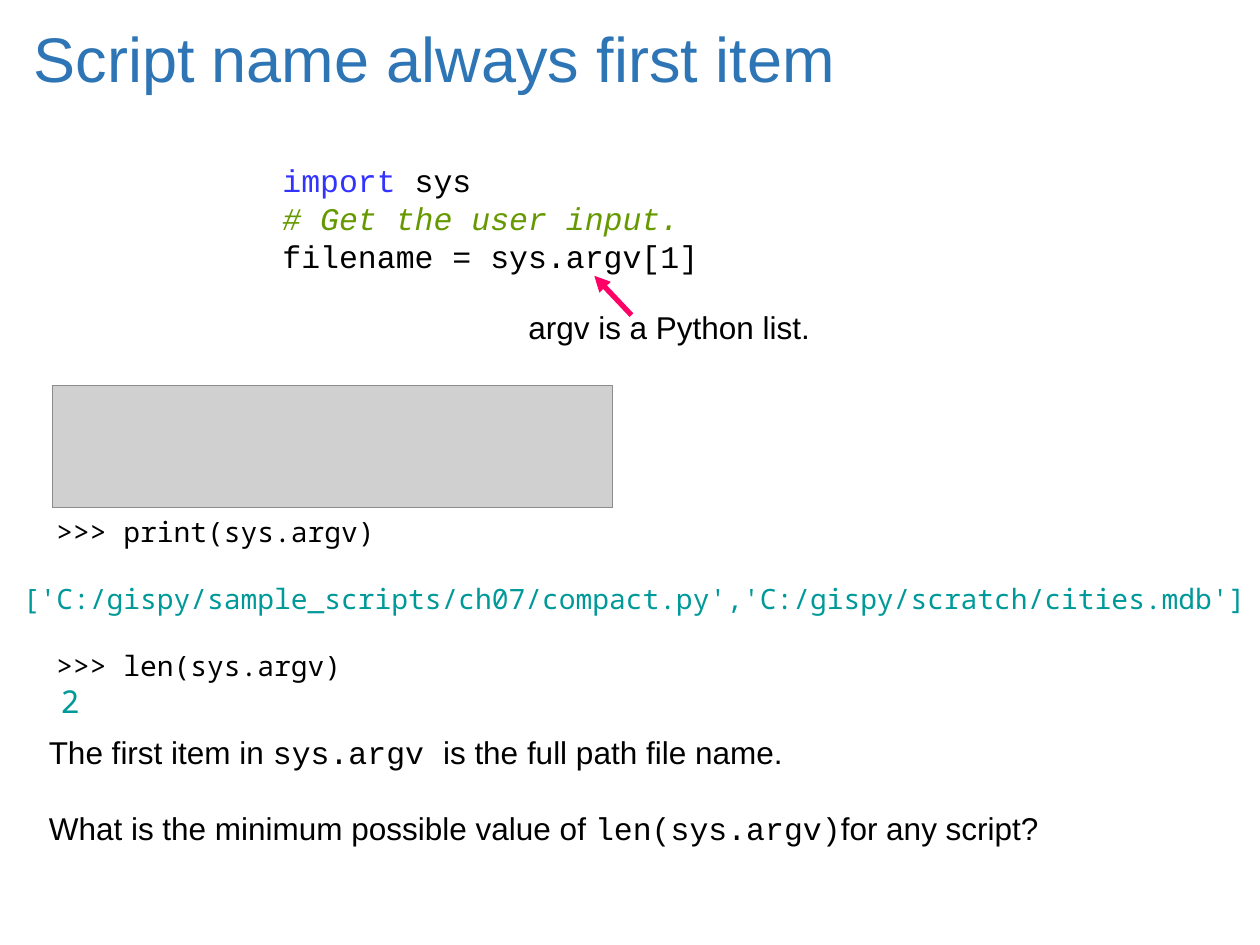
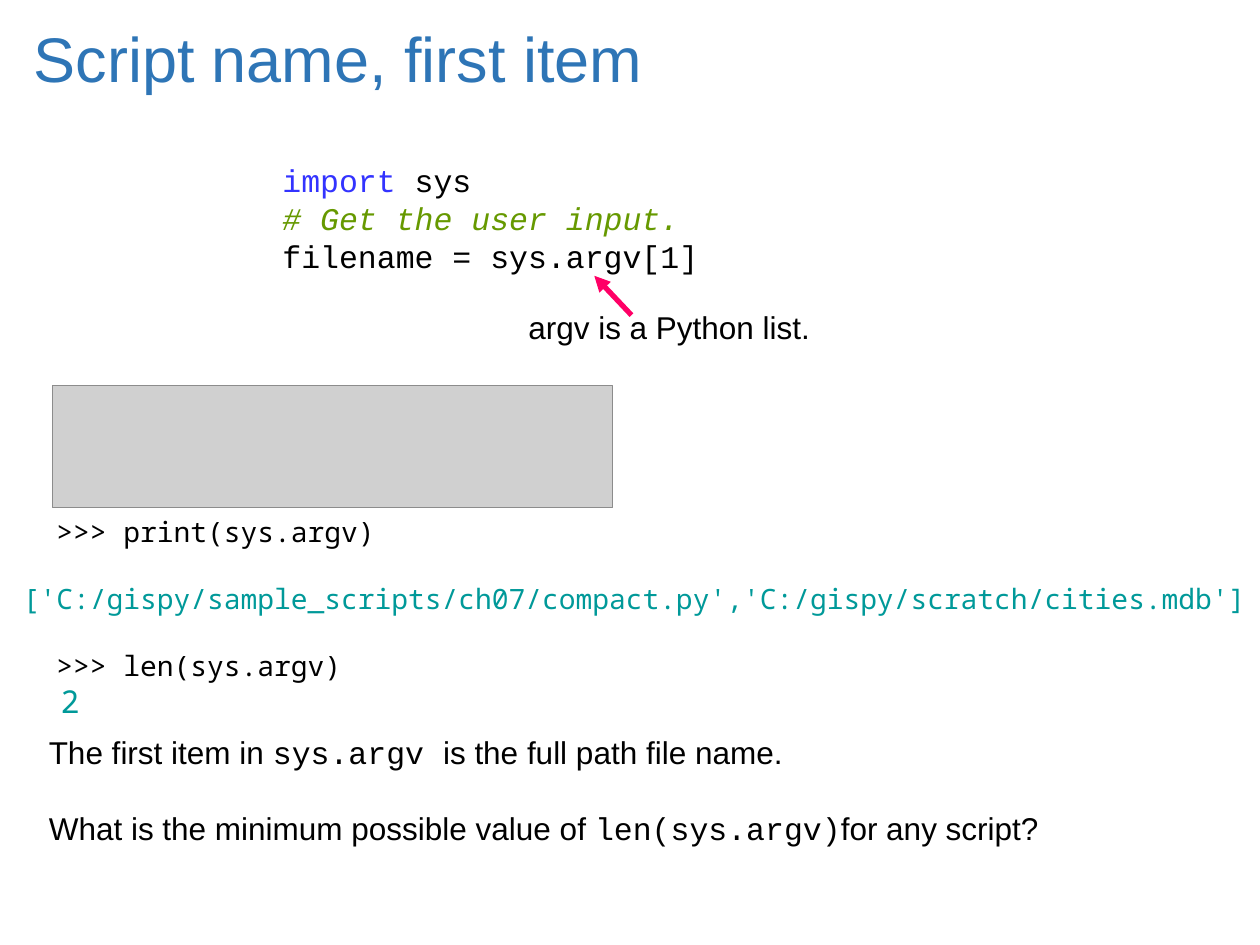
Before and after one commit to lgtateos/gis540, a slide deck: slide 8 of slides/passArgs.pptx. Drawn at 1260x945 pixels with LibreOffice and Linux fonts; fonts in the diff are those of the drawing; grey boxes stand for pictures. Boxes give left, top, right and bottom in pixels: in the first picture for what was removed or moved away, otherwise in the second. Text is boxed around its words. In the diff, an @@ line names an element or a change of style, - is before the commit and + after.

```diff
--- a/slides/passArgs.pptx
+++ b/slides/passArgs.pptx
@@ title at [34, 36, 642, 94]: text changed @@
-Script name always first item
+Script name, first item
```
Also in this commit, not shown: 1 other slide changed.
